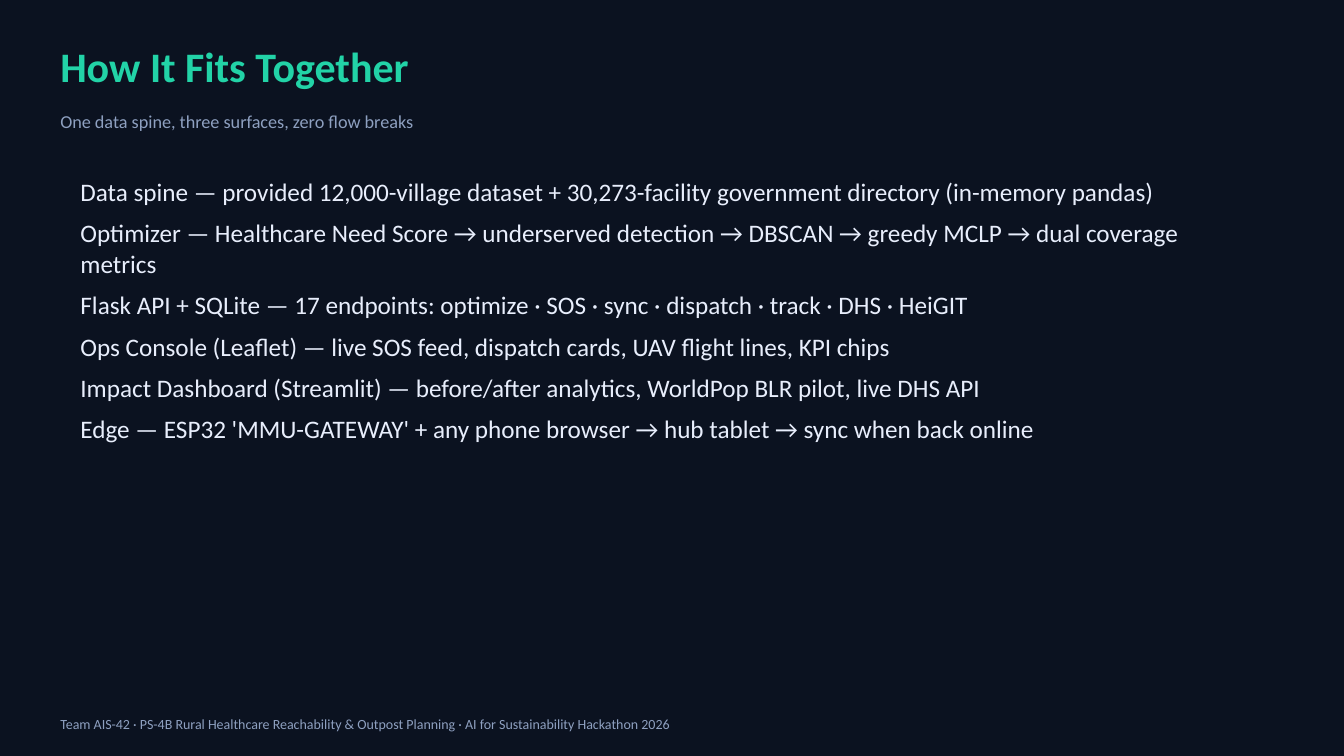
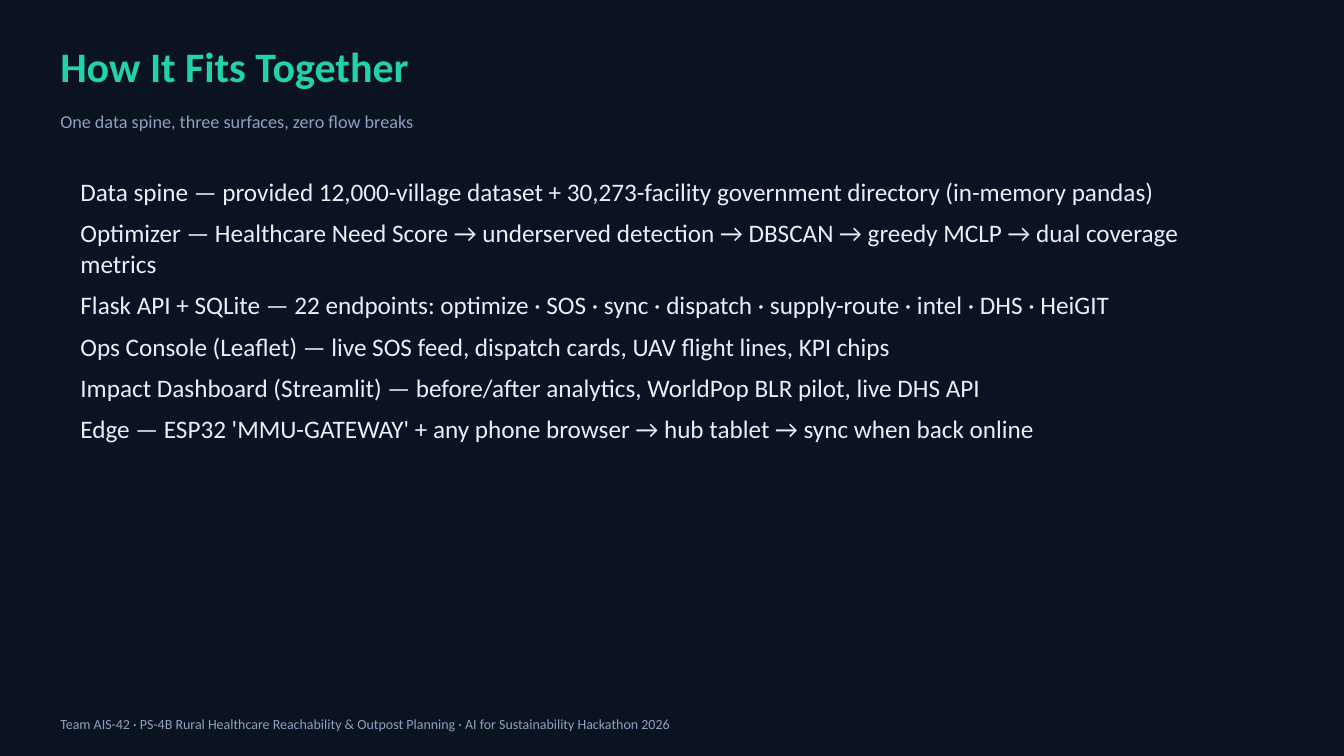
Before and after one commit to hambubs/ais42-healthoutreach, a slide deck: slide 4 of deck/AIS-42_PS-4B.pptx. Drawn at 1344x756 pixels with LibreOffice and Linux fonts; fonts in the diff are those of the drawing. Boxes give left, top, right and bottom in pixels: in the first picture for what was removed or moved away, otherwise in the second. Text is boxed around its words. In the diff, an @@ line names an element or a change of style, - is before the commit and + after.

```diff
--- a/deck/AIS-42_PS-4B.pptx
+++ b/deck/AIS-42_PS-4B.pptx
@@ text at (80,296,1108,318): text changed @@
-Flask API + SQLite — 17 endpoints: optimize · SOS · sync · dispatch · track · DHS · HeiGIT
+Flask API + SQLite — 22 endpoints: optimize · SOS · sync · dispatch · supply-route · intel · DHS · HeiGIT
```
Also in this commit, not shown: 1 other slide changed, 12 other files.
